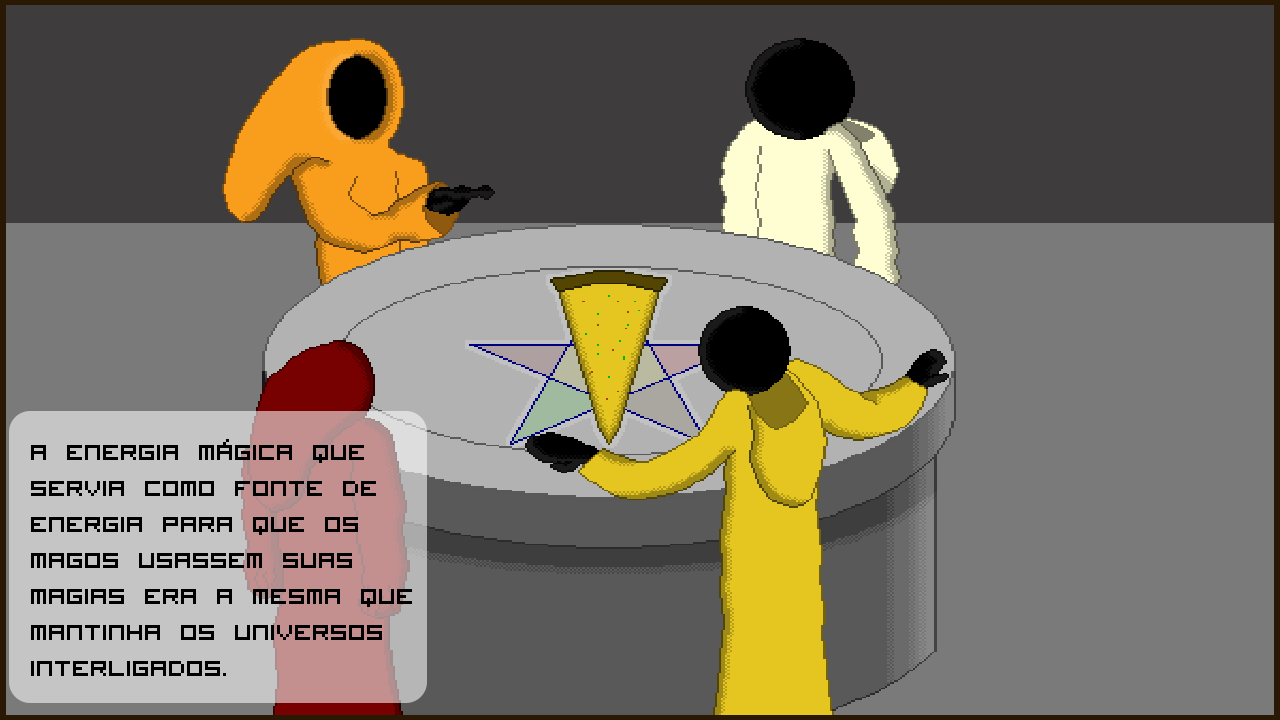
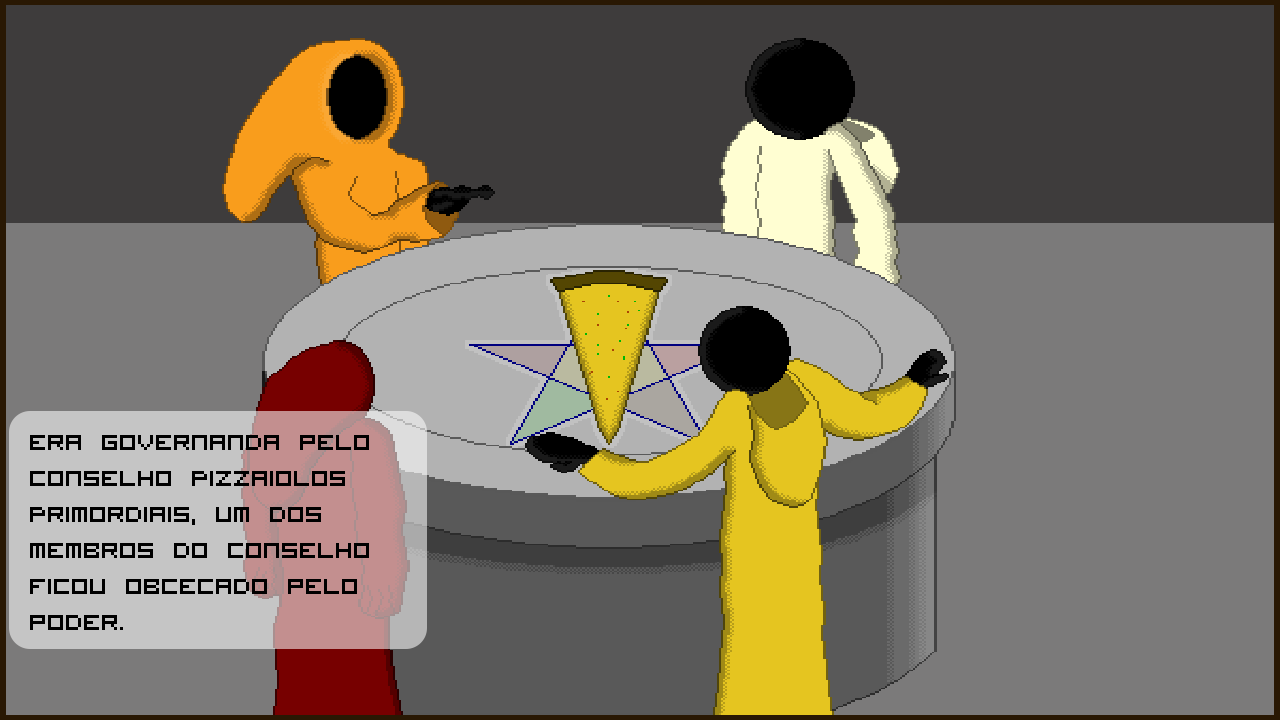
Two versions of the same layered image (1280 x 720). Layer-by-layer changes:
renamed "a energia mágica que servia como fonte de energia para que os m" to "era governanda pelo conselho Pizzaiolos Primordiais, um dos mem", painted on it over [30, 435, 412, 676]
painted on "Rectangle 1" over [9, 628, 427, 703]
